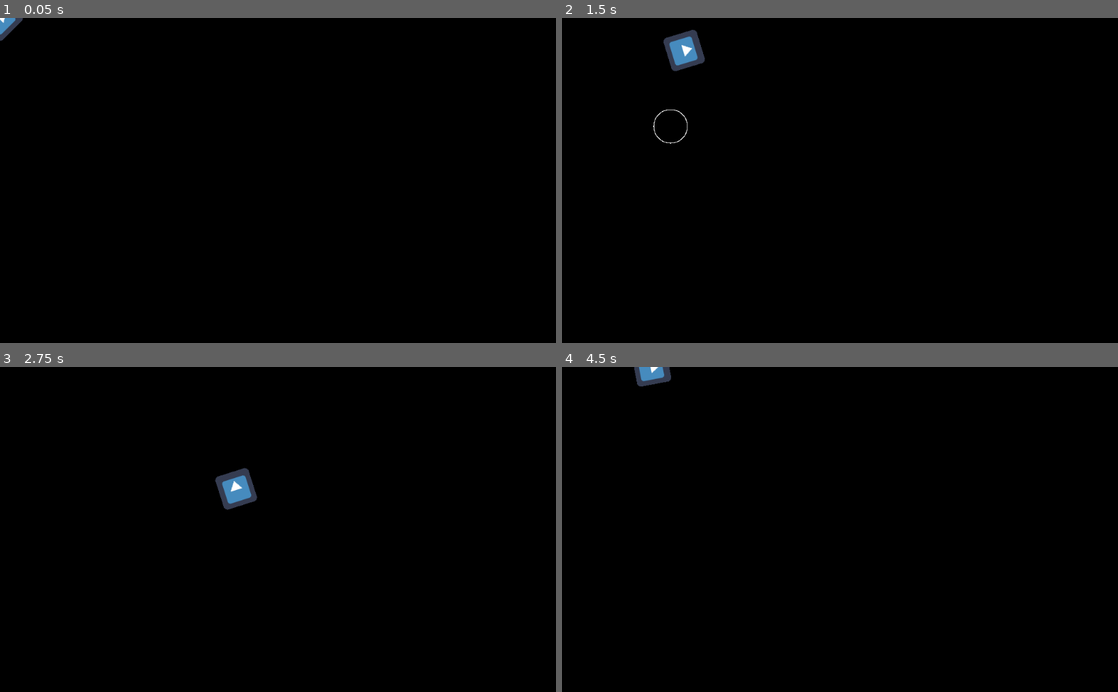
Above: before the commit, frames 1-4 (two rows, left to right).
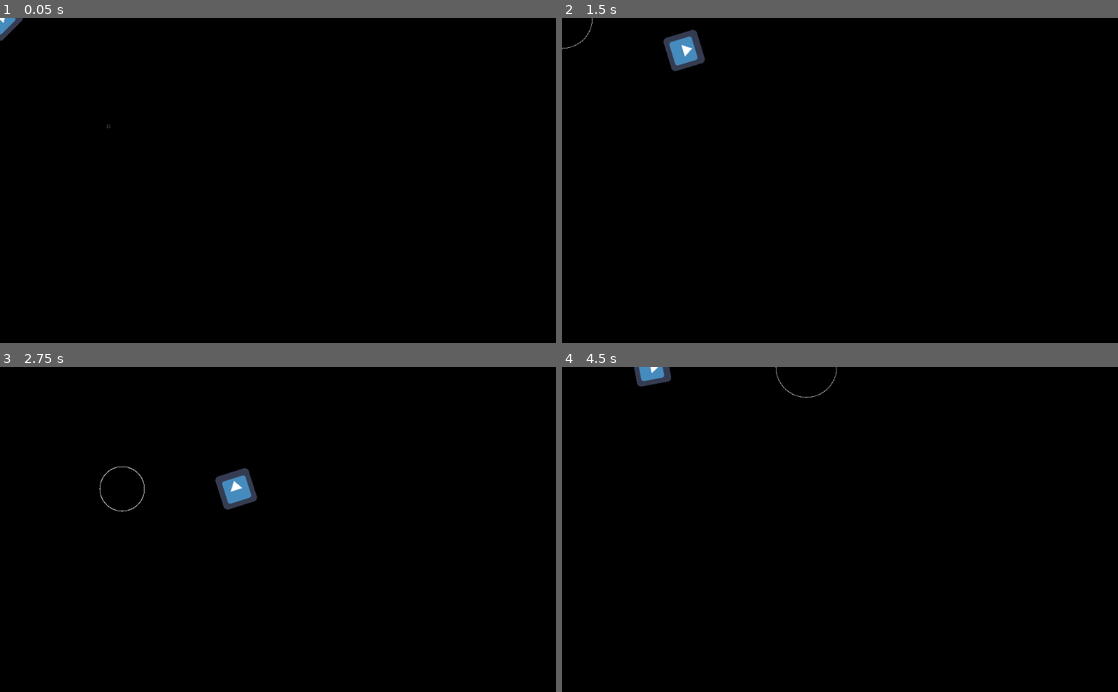
Above: after the commit, the same moments.

Repository: vodpox/ggj2018
Game: Godot game, scene res://Scenes/Main.tscn
Two runs of this game, one before a commit and one after it. Both use one fixed random seed, a clock stepped at 60 frames per second and the inputs below. The engine's default icon, where the game draws it, is replaced by a stand-in: a white triangle on a blue panel in a dark square.
Inputs (mouse positions are in pixels of both pictures, inside the frame that each line leads up to):
- Up to frame 1 (0.05 s): no input
- Up to frame 2 (1.5 s): tap Enter at 0.5 s; move the mouse to (962, 164) at 0.52 s; press the mouse at (962, 164) at 0.53 s; hold Right (ui_right) 0.53-1.28 s; move the mouse to (728, 196) at 1.27 s; release the mouse at (728, 196) at 1.28 s; hold Down (ui_down) from 1.28 s (still down); click (728, 196) at 1.35 s
- Up to frame 3 (2.75 s): move the mouse to (333, 458) at 2.02 s; release Down (ui_down) at 2.03 s; press the mouse at (333, 458) at 2.03 s; hold Right (ui_right) from 2.03 s (still down)
- Up to frame 4 (4.5 s): move the mouse to (812, 594) at 2.77 s; release Right (ui_right) at 2.78 s; release the mouse at (812, 594) at 2.78 s; hold Up (ui_up) 2.78-3.53 s; click (812, 594) at 2.85 s; move the mouse to (1006, 578) at 3.52 s; press the mouse at (1006, 578) at 3.53 s; hold Left (ui_left) from 3.53 s (still down); move the mouse to (673, 480) at 4.27 s; release the mouse at (673, 480) at 4.28 s; click (673, 480) at 4.35 s

The runs differ from the first frame. In frame 1, less than 0.1% of the frame differs, in the area x 19-20%, y 32-34%; in frame 2, less than 0.1%, in the area x 0-23%, y 0-39%; in frame 3, less than 0.1%; in frame 4, less than 0.1%.
Error before the commit: Invalid call. Nonexistent function 'instance' in base 'Nil'. (res://Scenes/Player.gd:51)

Commit message:
Fixed player, soundWave and wall

Diff:
--- a/Scenes/Main.tscn
+++ b/Scenes/Main.tscn
@@ -27,16 +27,48 @@
 
 [node name="Wall4" parent="." index="5" instance=ExtResource( 3 )]
 
+position = Vector2( 153.156, 242 )
+
+[node name="Wall9" parent="." index="6" instance=ExtResource( 3 )]
+
 position = Vector2( 185, 242 )
 
-[node name="Wall5" parent="." index="6" instance=ExtResource( 3 )]
+[node name="Wall15" parent="." index="7" instance=ExtResource( 3 )]
+
+position = Vector2( 216.844, 242 )
+
+[node name="Wall5" parent="." index="8" instance=ExtResource( 3 )]
+
+position = Vector2( 161.156, 242 )
+
+[node name="Wall10" parent="." index="9" instance=ExtResource( 3 )]
 
 position = Vector2( 193, 242 )
 
-[node name="Wall6" parent="." index="7" instance=ExtResource( 3 )]
+[node name="Wall14" parent="." index="10" instance=ExtResource( 3 )]
+
+position = Vector2( 224.844, 242 )
+
+[node name="Wall6" parent="." index="11" instance=ExtResource( 3 )]
+
+position = Vector2( 177.156, 242 )
+
+[node name="Wall8" parent="." index="12" instance=ExtResource( 3 )]
 
 position = Vector2( 209, 242 )
 
-[node name="Wall7" parent="." index="8" instance=ExtResource( 3 )]
+[node name="Wall13" parent="." index="13" instance=ExtResource( 3 )]
+
+position = Vector2( 240.844, 242 )
+
+[node name="Wall7" parent="." index="14" instance=ExtResource( 3 )]
+
+position = Vector2( 169.156, 242 )
+
+[node name="Wall11" parent="." index="15" instance=ExtResource( 3 )]
 
 position = Vector2( 201, 242 )
+
+[node name="Wall12" parent="." index="16" instance=ExtResource( 3 )]
+
+position = Vector2( 232.844, 242 )
--- a/Scenes/Player.gd
+++ b/Scenes/Player.gd
@@ -49,14 +49,14 @@
 func shoot():
 
 	var shootWave = soundWave.instance();
-	add_child(shootWave);
-	shootWave.start($BulletRay.position, shootVolume)
+	get_parent().add_child(shootWave);
+	shootWave.start(position, shootVolume)
 
 	if $BulletRay.is_colliding():
 
 		var hitWave = soundWave.instance();
-		#add_child(hitWave);
-		hitWave.start($BulletRay.position.x, hitVolume)
+		get_parent().add_child(hitWave);
+		hitWave.start($BulletRay.get_collision_point(), hitVolume)
 
 	isReloaded = false
 	$ReloadTimer.start()
--- a/Scenes/Player.tscn
+++ b/Scenes/Player.tscn
@@ -1,7 +1,8 @@
-[gd_scene load_steps=4 format=2]
+[gd_scene load_steps=5 format=2]
 
 [ext_resource path="res://Scenes/Player.gd" type="Script" id=1]
-[ext_resource path="res://icon.png" type="Texture" id=2]
+[ext_resource path="res://Scenes/SoundWave.tscn" type="PackedScene" id=2]
+[ext_resource path="res://icon.png" type="Texture" id=3]
 
 [sub_resource type="CircleShape2D" id=1]
 
@@ -15,21 +16,24 @@
 gravity = 98.0
 linear_damp = 0.1
 angular_damp = 1.0
+collision_layer = 2
+collision_mask = 2
 audio_bus_override = false
 audio_bus_name = "Master"
 script = ExtResource( 1 )
+_sections_unfolded = [ "Collision" ]
 __meta__ = {
 "_edit_group_": true
 }
 speed = 5
 maxHealth = 1
-soundWave = null
-shootVolume = null
-hitVolume = null
+soundWave = ExtResource( 2 )
+shootVolume = 100
+hitVolume = 50
 
 [node name="Sprite" type="Sprite" parent="." index="0"]
 
-texture = ExtResource( 2 )
+texture = ExtResource( 3 )
 
 [node name="CollisionShape2D" type="CollisionShape2D" parent="." index="1"]
 
@@ -44,7 +48,7 @@
 
 [node name="BulletRay" type="RayCast2D" parent="." index="3"]
 
-enabled = false
+enabled = true
 exclude_parent = true
 cast_to = Vector2( 1000, 0 )
 collision_mask = 1
--- a/Scenes/SoundWave.gd
+++ b/Scenes/SoundWave.gd
@@ -8,77 +8,32 @@
 var r1 = 0
 var r = 0
 var color
-var colorOffset = 5
 var deltaTime = 0
 
 func _ready():
-	$Timer.start()
-	#_draw()
+	start(Vector2(200, 200), 10)
 
 
 func start(pos, size):
-	"""
-	for i in range(1, 200):
-		r = i
-		getEndCircle()
-		print(str(endptsTmp.size()))
-		endptsTmp.clear()
-	"""
-
 	position = pos
 	r = size
-	color = Color(r * colorOffset, r * colorOffset, r * colorOffset)
-	#getEndCircle()
+	#color = Color(r/300.0, r/300.0, r/300.0)
 
-	var angDif = 360.0/(r*8)  #/endptsTmp.size()
+	var angDif = 360.0/(r*8)
 	var angle
-
-	print(angDif)
 
 	# Get wave end points and collided walls
 	for i in range(r*8):
 		angle = i * angDif
-		$Ray.cast_to = getPoint(angle, r)#endptsTmp[i]
+		$Ray.cast_to = getPoint(angle, r)
 		$Ray.force_raycast_update()
 		angles.push_back(angle)
 		if $Ray.is_colliding():
-			#print("yep " + str(angle))
 			endDist[angle] = sqrt(pow($Ray.get_collision_point().x-position.x, 2) + pow($Ray.get_collision_point().y-position.y, 2))
 			endObjects[angle] = $Ray.get_collider()
 		else:
-			endDist[angle] = r #sqrt(pow(endptsTmp[i].x-position.x, 2) + pow(endptsTmp[i].y-position.y, 2))
+			endDist[angle] = r
 			endObjects[angle] = null
-
-	# enpoints don't exactly match the angles
-
-
-func getEndCircle():
-	var x = r - 1
-	var y = 0
-	var dx = 1
-	var dy = 1
-	var err = dx - r*2
-	var vec = Vector2()
-	var dirs
-	var vecs = {}
-
-	while x >= y:
-		dirs = [[x, y], [-x, y], [x, -y], [-x, -y], [y, x], [-y, x], [y, -x], [-y, -x]]
-		for i in dirs:
-			vec = Vector2(position.x + i[0], position.y + i[1])
-			if !vecs.has(vec):
-				vecs[vec] = 0
-				endptsTmp.push_back(vec)
-
-		if err <= 0:
-			y += 1
-			err += dy
-			dy += 2
-		else:
-			x -= 1
-			dx += 2
-			err += dx - r*2
-
 
 
 func getPoint(angle, distance):
@@ -86,48 +41,39 @@
 	var y = distance * sin(deg2rad(angle))
 	return Vector2(x, y)
 
-
 func end():
 	queue_free()
-
 
 func _process(delta):
 	if r == 0:
 		return
 	if angles.size() == 0:
-		end()
+		queue_free()
 		return
-	#var col = float(r-r1)/r
-	var col = 1.0-((1.0/r)*5)
-	var spd = 0.01
+	var col = float(r-r1)/r*(r/100.0)  # /r
+	var colOff = 0.2
+	var spd = 0.002
 	deltaTime += delta
 
 	if deltaTime >= spd:
 		deltaTime -= spd
 		points.clear()
-		#color = Color(col, col, col)
-		#color *= 1.0-((1.0/r)*6)
-		color *= col
-		#print(1.0-(1.0/r))
+		color = Color(col+colOff, col+colOff, col+colOff)
 		r1 += 1
 		for i in angles:
-
+			if !endDist.has(i):
+				continue
 			if r1 >= endDist[i]:
 				if endObjects[i] != null:
-					endObjects[i].setIntensity(float(r-r1)/r)
-				angles.erase(i)
+					endObjects[i].setIntensity(col)
 				endObjects.erase(i)
 				endDist.erase(i)
+				angles.erase(i)
 			else:
 				points.push_back(getPoint(i, r1))
 	update()
 
 
-
 func _draw():
 	for i in points:
 		draw_primitive([i], [color], PoolVector2Array( ))
-
-
-func _on_Timer_timeout():
-	start(Vector2(200, 200), 100)
--- a/Scenes/SoundWave.tscn
+++ b/Scenes/SoundWave.tscn
@@ -2,7 +2,7 @@
 
 [ext_resource path="res://Scenes/SoundWave.gd" type="Script" id=1]
 
-[node name="SoundWave" type="Node2D" index="0"]
+[node name="SoundWave" type="Node2D"]
 
 script = ExtResource( 1 )
 
@@ -14,28 +14,18 @@
 mix_target = 0
 bus = "Master"
 
-[node name="Ray" type="RayCast2D" parent="." index="1"]
-
-enabled = true
-exclude_parent = true
-cast_to = Vector2( 0, 50 )
-collision_mask = 1
-_sections_unfolded = [ "Transform" ]
-
-[node name="SoundAdvanceTimer" type="Timer" parent="." index="2"]
+[node name="SoundAdvanceTimer" type="Timer" parent="." index="1"]
 
 process_mode = 1
 wait_time = 0.01
 one_shot = false
 autostart = false
 
-[node name="Timer" type="Timer" parent="." index="3"]
+[node name="Ray" type="RayCast2D" parent="." index="2"]
 
-process_mode = 1
-wait_time = 1.0
-one_shot = true
-autostart = false
+enabled = true
+exclude_parent = true
+cast_to = Vector2( 0, 50 )
+collision_mask = 1
 
 [connection signal="timeout" from="SoundAdvanceTimer" to="." method="_on_SoundAdvanceTimer_timeout"]
-
-[connection signal="timeout" from="Timer" to="." method="_on_Timer_timeout"]
--- a/Scenes/Wall.gd
+++ b/Scenes/Wall.gd
@@ -7,10 +7,11 @@
 
 
 func setIntensity(col):
-	RGB = col
-	$Sprite.set_modulate(Color(RGB, RGB, RGB))
-	#update()
-	$WallTimer.start()
+	if RGB < col:
+		RGB = col
+		$Sprite.set_modulate(Color(RGB, RGB, RGB))
+		#update()
+		$WallTimer.start()
 
 func _on_WallTimer_timeout():
 	RGB -= 0.005
